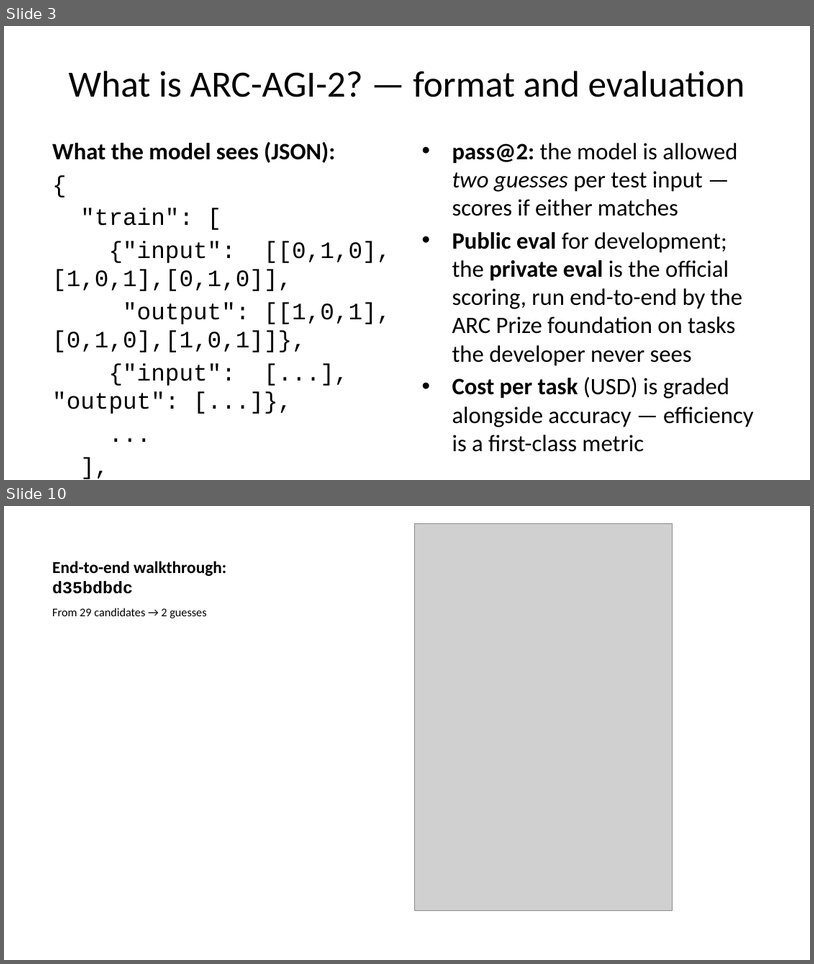
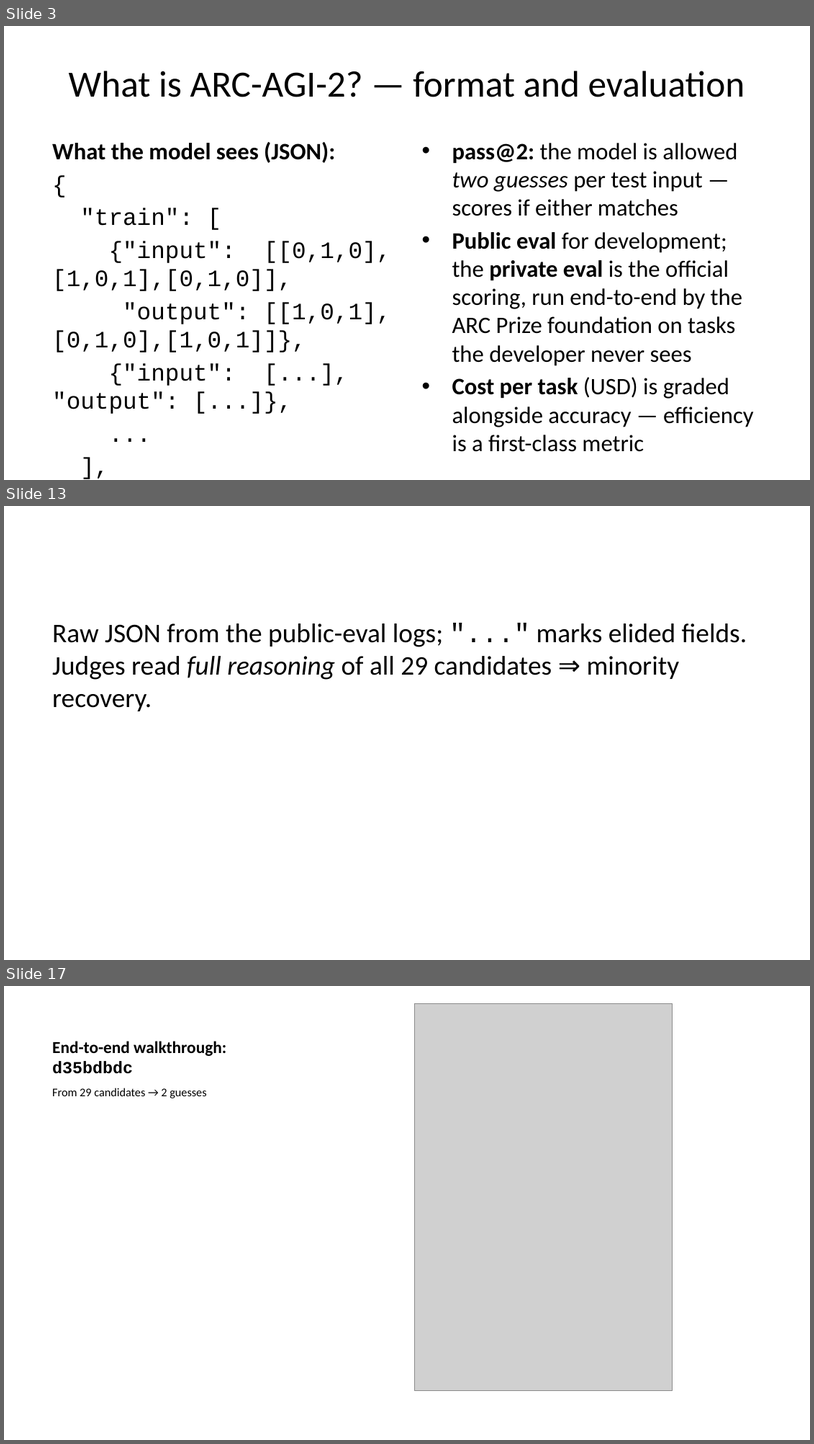
Before and after one commit to beetree/ARC-AGI, a slide deck: presentation/slides.pptx. Shown one above the other, each under a label of ours: slides 3 and 10 before the commit, slides 3, 13 and 17 after it; the slides between them are not shown. The pictures are 814x964 and 814x1444 pixels, drawn with LibreOffice and Linux fonts; fonts in the diff are those of the drawing; grey boxes stand for pictures. Boxes give left, top, right and bottom in pixels: in the first picture for what was removed or moved away, otherwise in the second. Text is boxed around its words. In the diff, an @@ line names an element or a change of style, - is before the commit and + after.

```diff
--- a/presentation/slides.pptx
+++ b/presentation/slides.pptx
@@ slide 13 added at (4,506,810,960), background #FFFFFF @@
@@ text added at (52,623,747,711), 24 pt, text #000000 @@
+Raw JSON from the public-eval logs; "..." marks elided fields. Judges read full reasoning of all 29 candidates ⇒ minority recovery.
@@ what was slide 10 is now slide 17 @@
```
Also in this commit, not shown: 12 slides changed, 3 other slides added, 9 other files.
